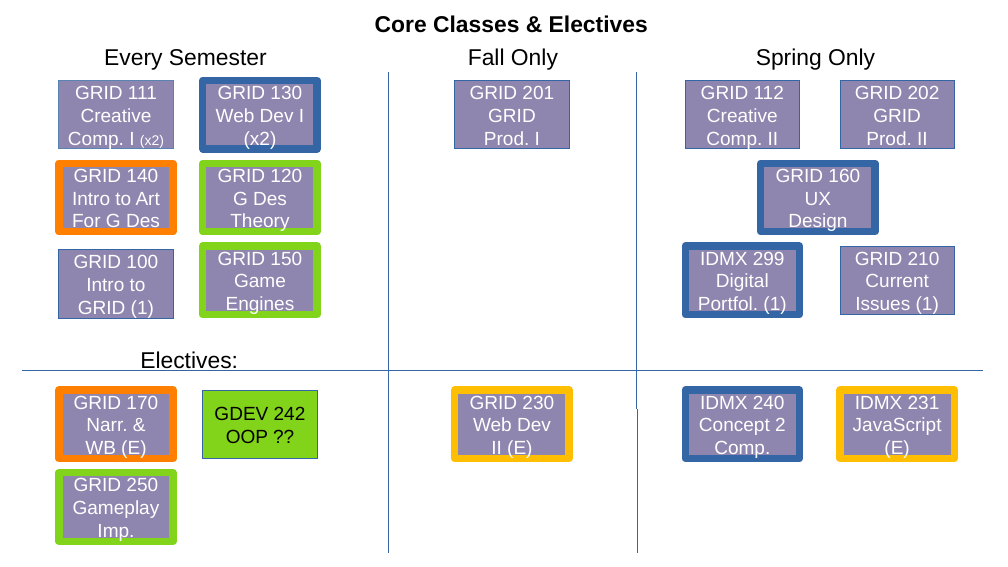
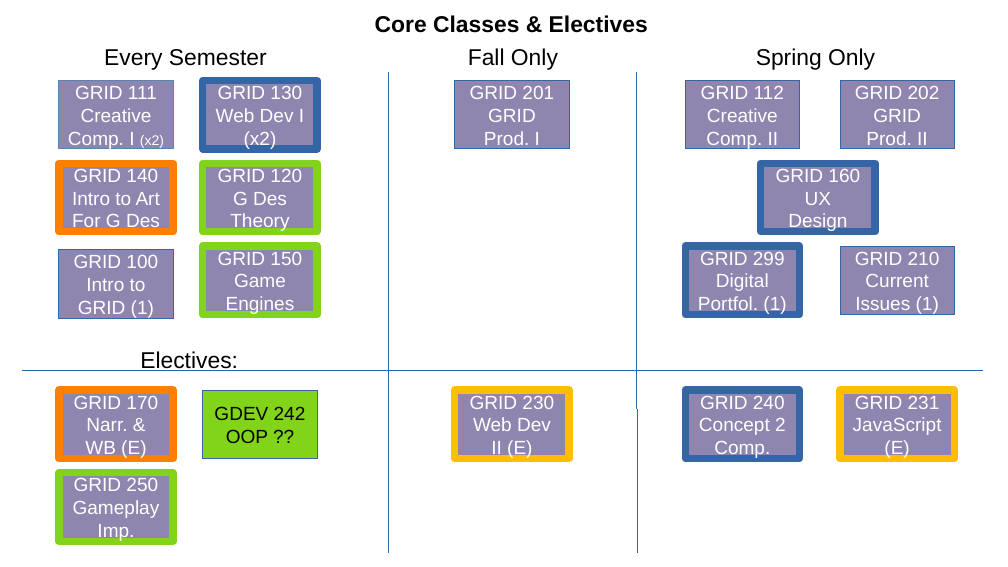
Before and after one commit to SteveCaruso/grid, a slide deck: slide 3 of documents/Course Flow Charts.odp. Drawn at 1008x567 pixels with LibreOffice and Linux fonts; fonts in the diff are those of the drawing. Boxes give left, top, right and bottom in pixels: in the first picture for what was removed or moved away, otherwise in the second. Text is boxed around its words. In the diff, an @@ line names an element or a change of style, - is before the commit and + after.

```diff
--- a/documents/Course Flow Charts.odp
+++ b/documents/Course Flow Charts.odp
@@ text in rectangle at [700,252,785,265]: text changed @@
-IDMX 299
+GRID 299
@@ text in rectangle at [700,396,785,409]: text changed @@
-IDMX 240
+GRID 240
@@ text in rectangle at [855,396,940,409]: text changed @@
-IDMX 231
+GRID 231
```
Also in this commit, not shown: 1 other slide changed, 2 other files.
